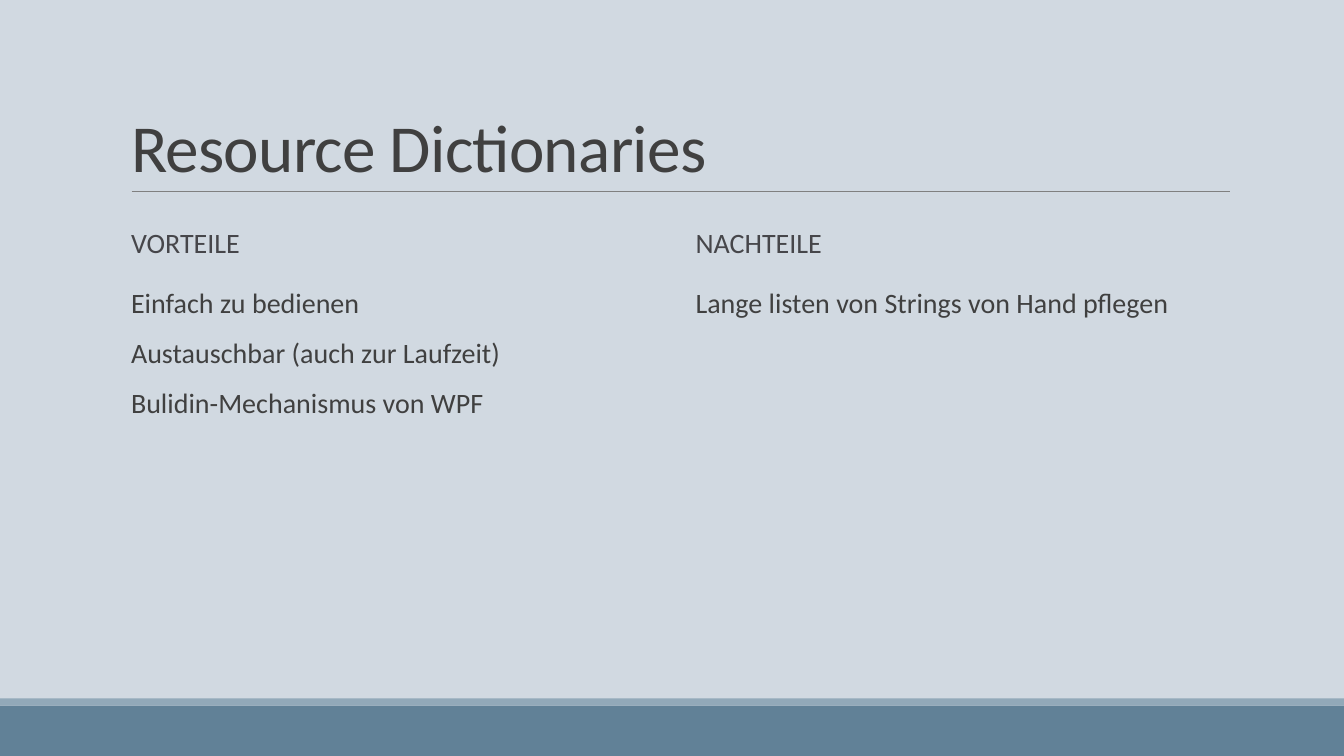
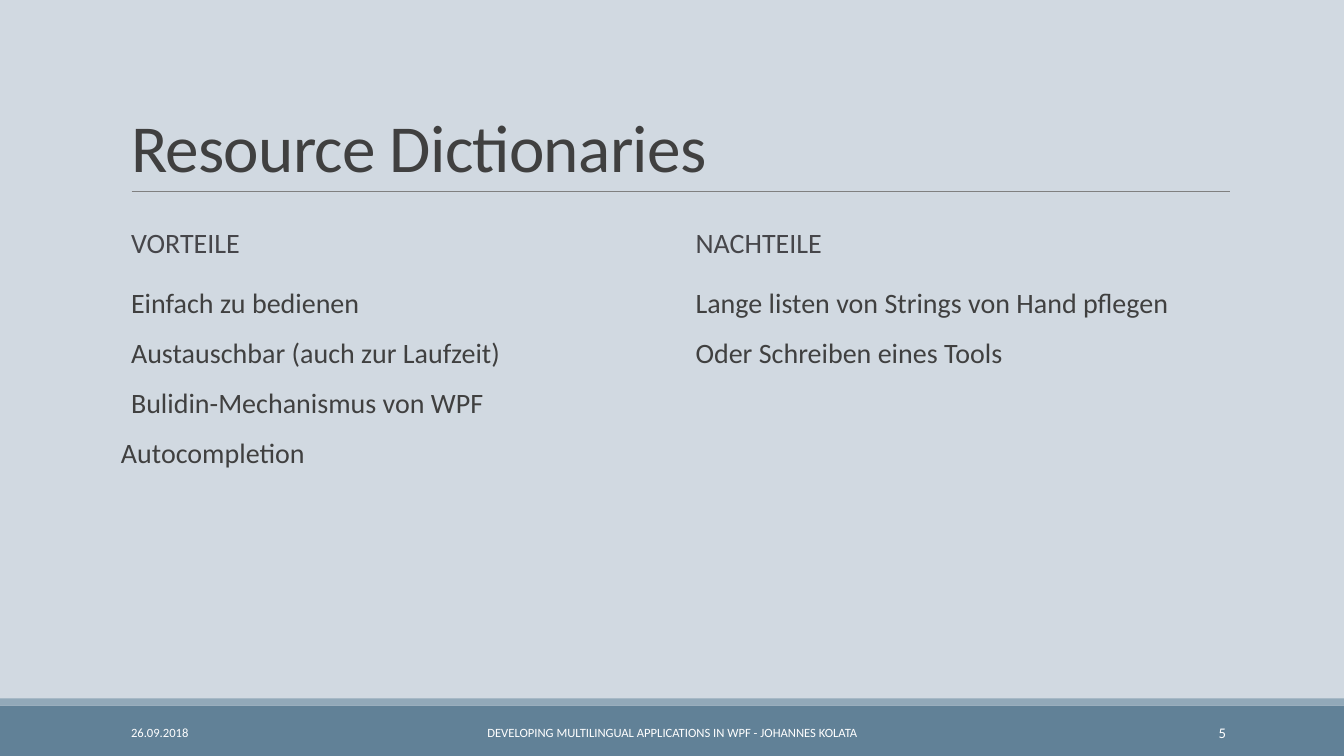
Before and after one commit to Wr4thon/C-Sharp_Usergroup, a slide deck: slide 5 of 20180926/Developing multilingual Applikations in WPF.pptx. Drawn at 1344x756 pixels with LibreOffice and Linux fonts; fonts in the diff are those of the drawing. Boxes give left, top, right and bottom in pixels: in the first picture for what was removed or moved away, otherwise in the second. Text is boxed around its words. In the diff, an @@ line names an element or a change of style, - is before the commit and + after.

```diff
--- a/20180926/Developing multilingual Applikations in WPF.pptx
+++ b/20180926/Developing multilingual Applikations in WPF.pptx
@@ text at <box>696,343,1002,363</box>: paragraph added @@
+  Oder Schreiben eines Tools
@@ text at <box>121,443,305,468</box>: paragraph added @@
+Autocompletion
@@ text added at <box>131,728,188,737</box>, 9 pt, text #FFFFFF @@
+26.09.2018
@@ text added at <box>487,729,857,737</box>, 9 pt, text #FFFFFF @@
+DEVELOPING MULTILINGUAL APPLICATIONS IN WPF - JOHANNES KOLATA
@@ page number added at <box>1219,728,1226,738</box>, 10.5 pt, text #FFFFFF @@
+5
```
Also in this commit, not shown: 4 other slides changed, 4 slides added, 3 slides removed.
